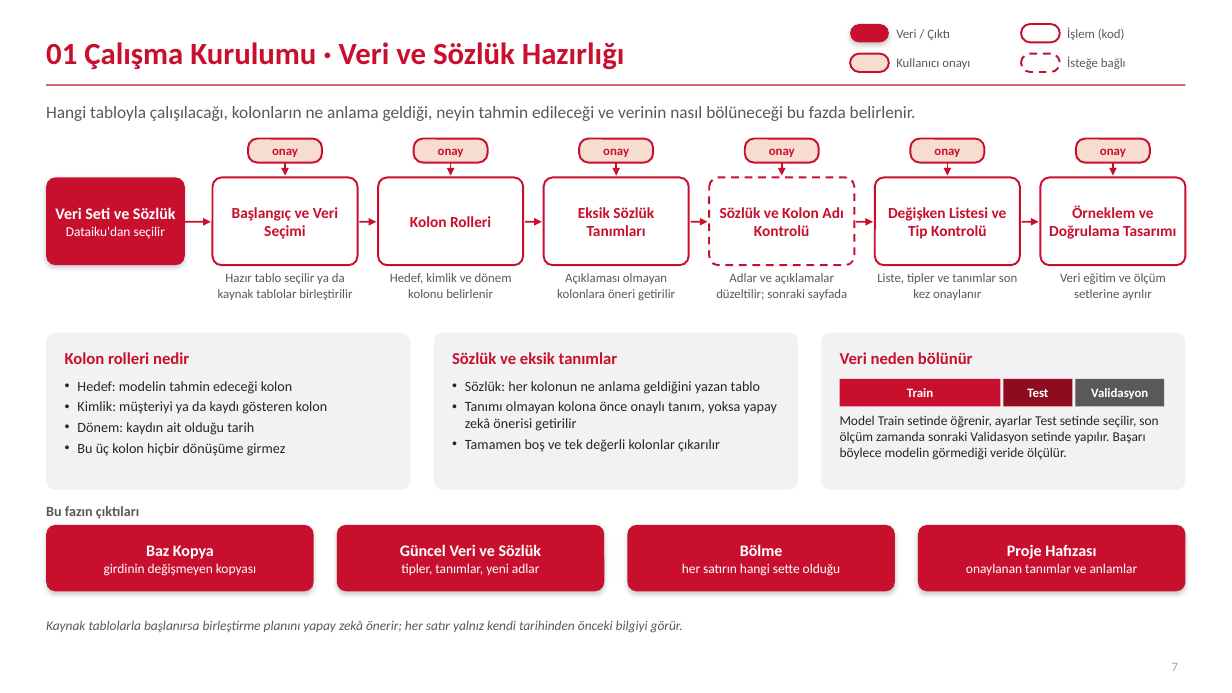
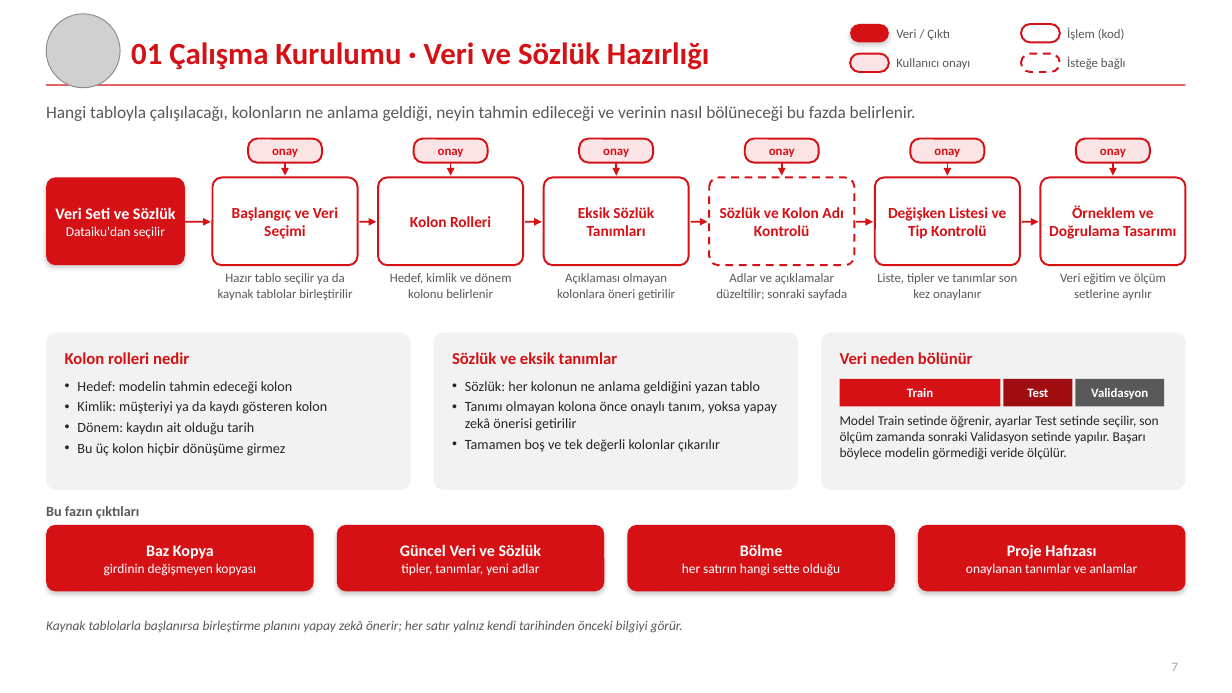
Before and after one commit to canmergen/amp, a slide deck: slide 7 of analitik_modelleme_platformu_GUNCEL/sunum/Akilli_Modelleme_Platformu_Sunum.pptx. Drawn at 1232x693 pixels with LibreOffice and Linux fonts; fonts in the diff are those of the drawing; grey boxes stand for pictures. Boxes give left, top, right and bottom in pixels: in the first picture for what was removed or moved away, otherwise in the second. Text is boxed around its words. In the diff, an @@ line names an element or a change of style, - is before the commit and + after.

```diff
--- a/analitik_modelleme_platformu_GUNCEL/sunum/Akilli_Modelleme_Platformu_Sunum.pptx
+++ b/analitik_modelleme_platformu_GUNCEL/sunum/Akilli_Modelleme_Platformu_Sunum.pptx
@@ picture added at (46, 14, 120, 88) @@
@@ text colour #C8102E to #D51115 in 16 elements at (272, 148, 298, 157), (232, 207, 338, 239), (438, 148, 464, 157), (410, 216, 491, 227), (603, 148, 629, 157), (578, 207, 654, 236), (769, 148, 795, 157), (720, 207, 843, 236), (934, 148, 960, 157), (888, 207, 1007, 239), (1100, 148, 1126, 157), (1049, 205, 1176, 239), (65, 352, 189, 364), (452, 352, 618, 364), (840, 352, 973, 364), (131, 42, 710, 70) @@
@@ title "01 Çalışma Kurulumu · Veri ...": place and size @@
-title "01 Çalışma Kurulumu · Veri ..." at (46, 42, 625, 70)
+title "01 Çalışma Kurulumu · Veri ..." at (131, 42, 710, 70)
@@ rounded rectangle at (1021, 54, 1060, 72): outline #C8102E 1.5 pt dashed to #D51115 1.5 pt dashed @@
@@ line (46, 85) - (1186, 85): stroke #C8102E 1 pt to #D51115 1 pt @@
@@ fill #F6DDD0 to #FBE4E5; outline #C8102E 1.5 pt to #D51115 1.5 pt in 7 elements at (850, 54, 889, 72), (249, 139, 323, 163), (414, 139, 488, 163), (579, 139, 653, 163), (745, 139, 819, 163), (910, 139, 984, 163), (1076, 139, 1150, 163) @@
@@ arrow (285, 163) - (285, 176): stroke #C8102E 1.25 pt to #D51115 1.25 pt @@
@@ arrow (451, 163) - (451, 176): stroke #C8102E 1.25 pt to #D51115 1.25 pt @@
@@ arrow (616, 163) - (616, 176): stroke #C8102E 1.25 pt to #D51115 1.25 pt @@
@@ rounded rectangle at (710, 177, 855, 265): outline #C8102E 1.5 pt dashed to #D51115 1.5 pt dashed @@
@@ arrow (782, 163) - (782, 176): stroke #C8102E 1.25 pt to #D51115 1.25 pt @@
@@ arrow (947, 163) - (947, 176): stroke #C8102E 1.25 pt to #D51115 1.25 pt @@
@@ outline #C8102E 1.5 pt to #D51115 1.5 pt in 6 elements at (1021, 24, 1060, 43), (213, 177, 358, 265), (378, 177, 523, 265), (543, 177, 689, 265), (875, 177, 1020, 265), (1041, 177, 1186, 265) @@
@@ arrow (1113, 163) - (1113, 176): stroke #C8102E 1.25 pt to #D51115 1.25 pt @@
@@ arrow (185, 222) - (211, 222): stroke #C8102E 1.25 pt to #D51115 1.25 pt @@
@@ arrow (360, 222) - (376, 222): stroke #C8102E 1.25 pt to #D51115 1.25 pt @@
@@ arrow (525, 222) - (542, 222): stroke #C8102E 1.25 pt to #D51115 1.25 pt @@
@@ arrow (690, 222) - (708, 222): stroke #C8102E 1.25 pt to #D51115 1.25 pt @@
@@ arrow (857, 222) - (873, 222): stroke #C8102E 1.25 pt to #D51115 1.25 pt @@
@@ arrow (1022, 222) - (1039, 222): stroke #C8102E 1.25 pt to #D51115 1.25 pt @@
@@ rectangle at (1004, 379, 1073, 407): fill #8E0B20 to #A00D10 @@
@@ fill #C8102E to #D51115 in 7 elements at (850, 24, 889, 43), (46, 177, 185, 265), (840, 379, 1001, 407), (46, 525, 314, 592), (337, 525, 605, 592), (628, 525, 896, 592), (919, 525, 1187, 592) @@
```
Also in this commit, not shown: 11 other slides changed, 2 slides added, 1 slide removed, 1 other file.
